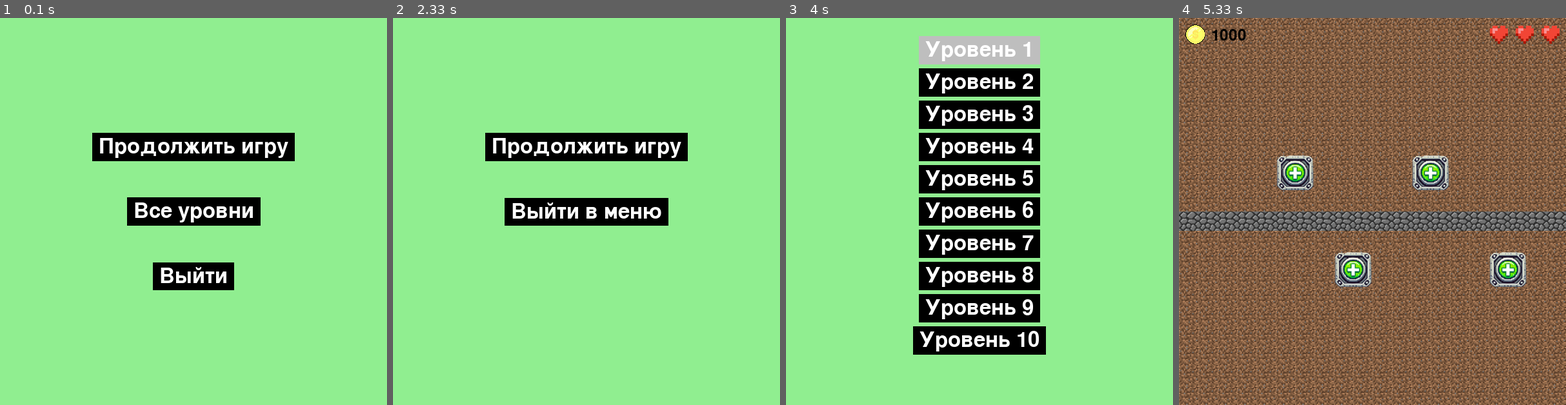
Above: before the commit, frames 1-4 (left to right).
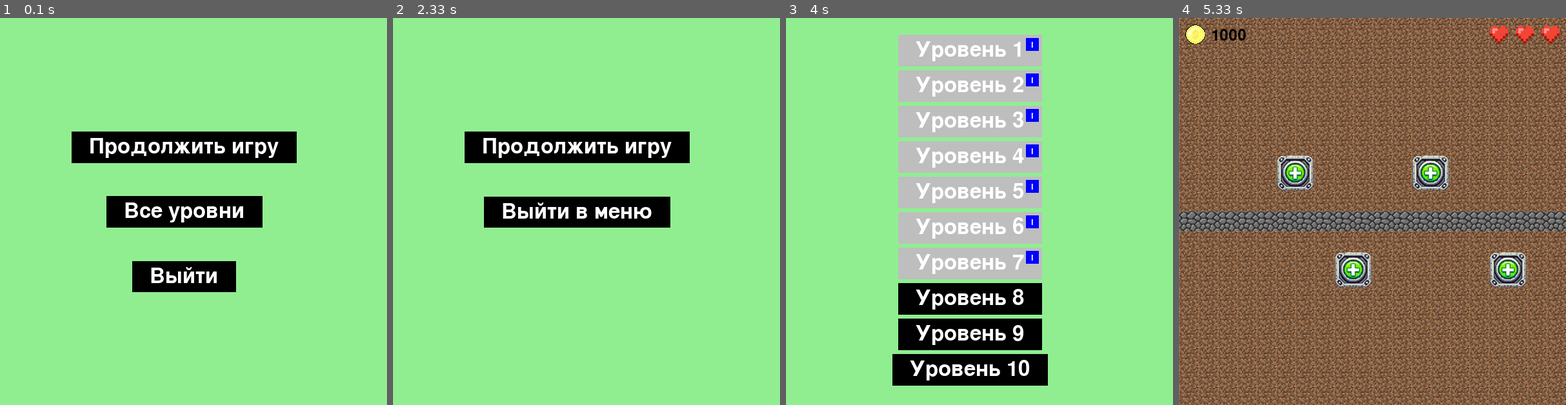
Above: after the commit, the same moments.

Repository: cerXXXX/pygame-project
Game: pygame game, started from main.py
Two runs of this game, one before a commit and one after it. Both use one fixed random seed, a clock stepped at 60 frames per second and the inputs below.
Inputs (mouse positions are in pixels of both pictures, inside the frame that each line leads up to):
- Up to frame 1 (0.1 s): no input
- Up to frame 2 (2.33 s): click "Продолжить игру" at 0.38 s; click (586, 234) at 0.72 s; hold P from 2 s (still down)
- Up to frame 3 (4 s): release P at 2.47 s; click "Продолжить игру" at 2.55 s; hold P 2.83-3.3 s; click "Выйти в меню" at 3.38 s; click "Все уровни" at 3.72 s
- Up to frame 4 (5.33 s): click (1426, 45) at 4.05 s, where only the run after the commit has a clickable "i"; click (1372, 48) at 4.38 s

The runs differ from the first frame. In frame 1, 4.7% of the frame differs, in the area x 18-77%, y 29-71%; in frame 2, 3.8%; in frame 3, 28%, in the area x 27-68%, y 4-95%; in frame 4, nothing differs.

Commit message:
Добавлена база данных. Также есть возможность узнать информацию о пройденном уровне при нажатии на кнопку информации.

Diff:
--- a/announcement.py
+++ b/announcement.py
@@ -6,31 +6,46 @@
 
 
 def render_multiline_text(surface, text, font, color, rect):
-    words = text.split(' ')
+    margin_top = 5
+    margin_bottom = 5
+    available_height = rect.height - margin_top - margin_bottom
+
+    # Разбиваем текст на абзацы по символу новой строки
+    paragraphs = text.splitlines()
     lines = []
-    current_line = ''
+    for para in paragraphs:
+        words = para.split(' ')
+        current_line = ''
+        for word in words:
+            test_line = f'{current_line} {word}'.strip()
+            if font.size(test_line)[0] > rect.width and current_line:
+                lines.append(current_line)
+                current_line = word
+            else:
+                current_line = test_line
+        if current_line:
+            lines.append(current_line)
 
-    for word in words:
-        test_line = f'{current_line} {word}'.strip()
-        if font.size(test_line)[0] > rect.width:
-            lines.append(current_line)
-            current_line = word
-        else:
-            current_line = test_line
-    lines.append(current_line)
+    line_height = font.get_linesize()
+    total_height = len(lines) * line_height
 
-    total_height = len(lines) * font.size(lines[0])[1]
-    y_offset = rect.top + (rect.height - total_height) // 2
+    # Если текст меньше доступной высоты, центрируем его, иначе начинаем с margin_top
+    if total_height < available_height:
+        y_offset = rect.top + margin_top + (available_height - total_height) // 2
+    else:
+        y_offset = rect.top + margin_top
+
     for line in lines:
         rendered_text = font.render(line, True, color)
         text_width = font.size(line)[0]
         x_offset = rect.left + (rect.width - text_width) // 2
         surface.blit(rendered_text, (x_offset, y_offset))
-        y_offset += font.size(line)[1]
+        y_offset += line_height
 
 
 class Announcement:
-    def __init__(self, content=None, size=(300, 300), font_size=20, position='center', background_image=None, master=None, render_func=None):
+    def __init__(self, content=None, size=(300, 300), font_size=20, position='center', background_image=None,
+                 master=None, render_func=None):
         self.content = content
         self.size = size
         self.font_size = font_size
--- a/board.py
+++ b/board.py
@@ -346,6 +346,7 @@
 
     def enemy_on_end_of_way(self):
         self.health -= 1
+        self.score -= 100
 
         if self.health <= 0:
             self.game_state = False
--- /dev/null
+++ b/database.py
@@ -0,0 +1,90 @@
+import sqlite3
+
+
+def create_database():
+    """Создаёт базу данных и таблицы, если их ещё нет."""
+    conn = sqlite3.connect("data.db")
+    cursor = conn.cursor()
+
+    cursor.execute("""
+        CREATE TABLE IF NOT EXISTS completed_levels (
+            id INTEGER PRIMARY KEY AUTOINCREMENT,
+            level INTEGER UNIQUE
+        )
+    """)
+
+    cursor.execute("""
+        CREATE TABLE IF NOT EXISTS level_results (
+            id INTEGER PRIMARY KEY AUTOINCREMENT,
+            level INTEGER,
+            score INTEGER,
+            time REAL,
+            win BOOLEAN
+        )
+    """)
+
+    conn.commit()
+    conn.close()
+
+
+def save_completed_level(level):
+    """Сохраняет номер пройденного уровня в базу данных."""
+    conn = sqlite3.connect("data.db")
+    cursor = conn.cursor()
+
+    cursor.execute("INSERT OR IGNORE INTO completed_levels (level) VALUES (?)", (level,))
+    conn.commit()
+    conn.close()
+
+
+def get_completed_levels():
+    """Возвращает список всех пройденных уровней."""
+    conn = sqlite3.connect("data.db")
+    cursor = conn.cursor()
+
+    cursor.execute("SELECT level FROM completed_levels")
+    levels = {row[0] for row in cursor.fetchall()}  # Возвращаем множество уровней
+
+    conn.close()
+    return levels
+
+
+def save_level_result(level, score, time, win):
+    """Сохраняет результат уровня (номер, счёт, время, победа/поражение) в базу."""
+    conn = sqlite3.connect("data.db")
+    cursor = conn.cursor()
+
+    cursor.execute("INSERT INTO level_results (level, score, time, win) VALUES (?, ?, ?, ?)",
+                   (level, score, time, win))
+
+    conn.commit()
+    conn.close()
+
+
+def get_level_results():
+    """Возвращает список всех результатов уровней."""
+    conn = sqlite3.connect("data.db")
+    cursor = conn.cursor()
+
+    cursor.execute("SELECT level, score, time, win FROM level_results")
+    results = cursor.fetchall()  # Список кортежей (уровень, счёт, время, победа)
+
+    conn.close()
+    return results
+
+
+def get_best_result(level):
+    """Возвращает лучший результат прохождения уровня (score и time) для выигранных попыток,
+    или None, если результатов нет."""
+    conn = sqlite3.connect("data.db")
+    cursor = conn.cursor()
+    cursor.execute(
+        "SELECT score, time FROM level_results WHERE level = ? AND win = 1 ORDER BY score DESC LIMIT 1",
+        (level,))
+    result = cursor.fetchone()
+    conn.close()
+    return result
+
+
+# Автоматически создаём базу при первом запуске
+create_database()
--- a/game.py
+++ b/game.py
@@ -3,6 +3,7 @@
 from board import *
 from level import *
 from announcement import *
+from database import save_completed_level, get_completed_levels, save_level_result, get_best_result
 
 
 class Game:
@@ -37,27 +38,63 @@
         self.pause_menu.add_button("Продолжить игру", (300, 200), self.resume_game)
         self.pause_menu.add_button("Выйти в меню", (300, 300), self.return_to_main_menu)
 
-        # Меню выбора уровня
+        # Первоначальное создание меню выбора уровня
+        self.update_level_select_menu()
+
+        # Меню завершения уровня
+        self.level_end_menu.add_button("Выйти в меню", (300, 400), self.return_to_main_menu)
+
+    def update_level_select_menu(self):
+        """Перестраивает меню выбора уровня с учетом пройденных уровней и добавляет значки информации."""
+        self.level_select_menu.buttons = []  # Очистка старых кнопок
+        font = pygame.font.Font(None, 36)  # Меньший шрифт
+        vertical_spacing = 55  # Интервал между кнопками
+        initial_offset = 50  # Начальное смещение сверху
         for i in range(1, 11):
             x = 300
-            y = 50 + (i - 1) * 50
-            if i <= max(self.level_manager.completed_levels, default=0) + 1:
-                self.level_select_menu.add_button(f"Уровень {i}", (x, y), lambda x=i: self.start_level(x), color='gray')
-            else:
-                self.level_select_menu.add_button(f"Уровень {i}", (x, y),lambda x=i: self.start_level(x), color='black')
-
-        # Меню завершения уровня
-        self.level_end_menu.add_button("Выйти в меню", (300, 400), self.return_to_main_menu)
+            y = initial_offset + (i - 1) * vertical_spacing
+            # Цвет кнопки: серый для пройденного, иначе — черный
+            color = 'gray' if i in self.level_manager.completed_levels else 'black'
+            button = {
+                "text": f"Уровень {i}",
+                "position": (x, y),
+                "action": lambda x=i: self.start_level(x),
+                "color": color,
+                "level": i
+            }
+            if i in self.level_manager.completed_levels:
+                text_surface = font.render(button["text"], True, 'white')
+                text_rect = text_surface.get_rect(center=(x - 15, y))  # смещение текста влево
+                # Сделаем кнопку компактной: inflate(40, 15)
+                rect = text_rect.inflate(40, 15)
+                # Определяем прямоугольник для значка информации – в правом верхнем углу кнопки
+                info_rect = pygame.Rect(rect.right - 25, rect.top + 5, 20, 20)
+                button["info_rect"] = info_rect
+                button["action_info"] = lambda lvl=i: self.show_best_result(lvl)
+            self.level_select_menu.buttons.append(button)
+
+    def show_best_result(self, level):
+        """Отображает уведомление с лучшим результатом для данного уровня."""
+        best = get_best_result(level)
+        if best:
+            score, time_val = best
+            message = f"Лучший результат для уровня {level}:\nСчёт: {score}\nВремя: {time_val:.2f} сек."
+        else:
+            message = f"Для уровня {level} пока нет результатов."
+        # Добавляем уведомление в меню выбора уровней
+        self.level_select_menu.announcements.append(
+            Announcement(message, (350, 100), master=self.level_select_menu)
+        )
 
     def start_game(self):
         self.state = GameState.GAME
         self.start_level(self.level_manager.current_level)
 
     def start_level(self, level_number):
-        """if level_number > 1 and (level_number - 1 not in self.level_manager.completed_levels):
+        if level_number > 1 and (level_number - 1 not in self.level_manager.completed_levels):
             self.level_select_menu.announcements.append(
                 Announcement(f"Уровень {level_number} не доступен", (300, 100), master=self.level_select_menu))
-            return"""
+            return
         self.level_manager.current_level = level_number
         level = self.level_manager.generate_level(level_number)
         self.board = Board(20, 20, 0, 0, waves=level.waves, towers_data=towers_data, level=level_number,
@@ -67,6 +104,7 @@
         self.state = GameState.GAME
 
     def show_level_select(self):
+        self.update_level_select_menu()  # Обновляем меню перед показом
         self.state = GameState.LEVEL_SELECT
 
     def return_to_main_menu(self):
@@ -88,30 +126,25 @@
 
         if self.board.win:
             self.level_manager.completed_levels.add(self.level_manager.current_level)
+            save_completed_level(self.level_manager.current_level)  # Сохранение уровня
+            save_level_result(self.level_manager.current_level, self.board.score, self.board.level_time, True)
             result_text = "Победа!"
         else:
+            save_level_result(self.level_manager.current_level, self.board.score, self.board.level_time, False)
             result_text = "Поражение!"
 
-        # Создание уведомления с результатами уровня
         def render_results(surface):
             font = pygame.font.Font(None, 48)
             y_offset = 100
 
-            # Результат (победа/поражение)
             result_surface = font.render(f"Результат: {result_text}", True, 'white')
             surface.blit(result_surface, result_surface.get_rect(center=(300, y_offset)))
-
-            # Счет
             y_offset += 50
             score_surface = font.render(f"Счет: {self.board.score}", True, 'white')
             surface.blit(score_surface, score_surface.get_rect(center=(300, y_offset)))
-
-            # Время
             y_offset += 50
             time_surface = font.render(f"Время: {self.board.level_time:.2f} сек.", True, 'white')
             surface.blit(time_surface, time_surface.get_rect(center=(300, y_offset)))
-
-            # Здоровье (сердечки)
             y_offset += 50
             for i in range(3):
                 x_offset = 240 + i * 40
@@ -120,7 +153,6 @@
                 else:
                     surface.blit(self.grey_heart_image, (x_offset, y_offset))
 
-            # Рендер кнопки "Выйти в меню"
             button_font = pygame.font.Font(None, 36)
             button_text = button_font.render("Выйти в меню", True, 'white')
             button_rect = button_text.get_rect(center=(300, y_offset + 100))
@@ -129,7 +161,8 @@
             self.level_end_menu.add_button("Выйти в меню", (300, y_offset + 100), self.return_to_main_menu)
 
         self.level_end_menu.announcements.append(
-            Announcement(render_func=render_results, position=(0, 0), master=self.level_end_menu))
+            Announcement(render_func=render_results, position=(0, 0), master=self.level_end_menu)
+        )
 
     def game_loop(self):
         while self.running:
@@ -186,7 +219,7 @@
 class LevelManager:
     def __init__(self):
         self.current_level = 1
-        self.completed_levels = set()
+        self.completed_levels = get_completed_levels()
 
     def generate_level(self, difficulty):
         levels = {1: DefaultLevel(1),
@@ -209,8 +242,11 @@
         self.buttons = []
         self.announcements = []
 
-    def add_button(self, text, position, action, color='black'):
-        self.buttons.append({"text": text, "position": position, "action": action, "color": color})
+    def add_button(self, text, position, action, color='black', **kwargs):
+        """Можно передать дополнительные параметры, например info_rect, action_info, level и т.п."""
+        button = {"text": text, "position": position, "action": action, "color": color}
+        button.update(kwargs)
+        self.buttons.append(button)
 
     def render(self):
         if self.announcements:
@@ -222,15 +258,31 @@
             return
 
         for button in self.buttons:
-            text = self.font.render(button["text"], True, 'white')
-            rect = text.get_rect(center=button["position"])
-            pygame.draw.rect(self.screen, button["color"], rect.inflate(20, 10))
-            self.screen.blit(text, rect)
+            text_surface = self.font.render(button["text"], True, 'white')
+            text_center = (button["position"][0] - 15, button["position"][1])
+            text_rect = text_surface.get_rect(center=text_center)
+            rect = text_rect.inflate(55, 15)
+            pygame.draw.rect(self.screen, button["color"], rect)
+            self.screen.blit(text_surface, text_rect)
+
+            if "info_rect" in button:
+                info_rect = pygame.Rect(rect.right - 25, rect.top + 5, 20, 20)
+                button["info_rect"] = info_rect
+                pygame.draw.rect(self.screen, 'blue', info_rect)
+                info_text = pygame.font.Font(None, 20).render("i", True, 'white')
+                info_text_rect = info_text.get_rect(center=info_rect.center)
+                self.screen.blit(info_text, info_text_rect)
 
     def handle_click(self, mouse_pos):
         for button in self.buttons:
-            text = self.font.render(button["text"], True, 'white')
-            rect = text.get_rect(center=button["position"])
+            text_surface = self.font.render(button["text"], True, 'white')
+            rect = text_surface.get_rect(center=button["position"])
+            # Если есть значок информации, проверяем его область в приоритете
+            if "info_rect" in button and button["info_rect"].collidepoint(mouse_pos):
+                if "action_info" in button:
+                    button["action_info"]()
+                continue  # не вызываем основное действие кнопки, если клик пришёл по инфо-иконке
+
             if rect.collidepoint(mouse_pos):
                 button["action"]()
 
Binary file added: data.db
